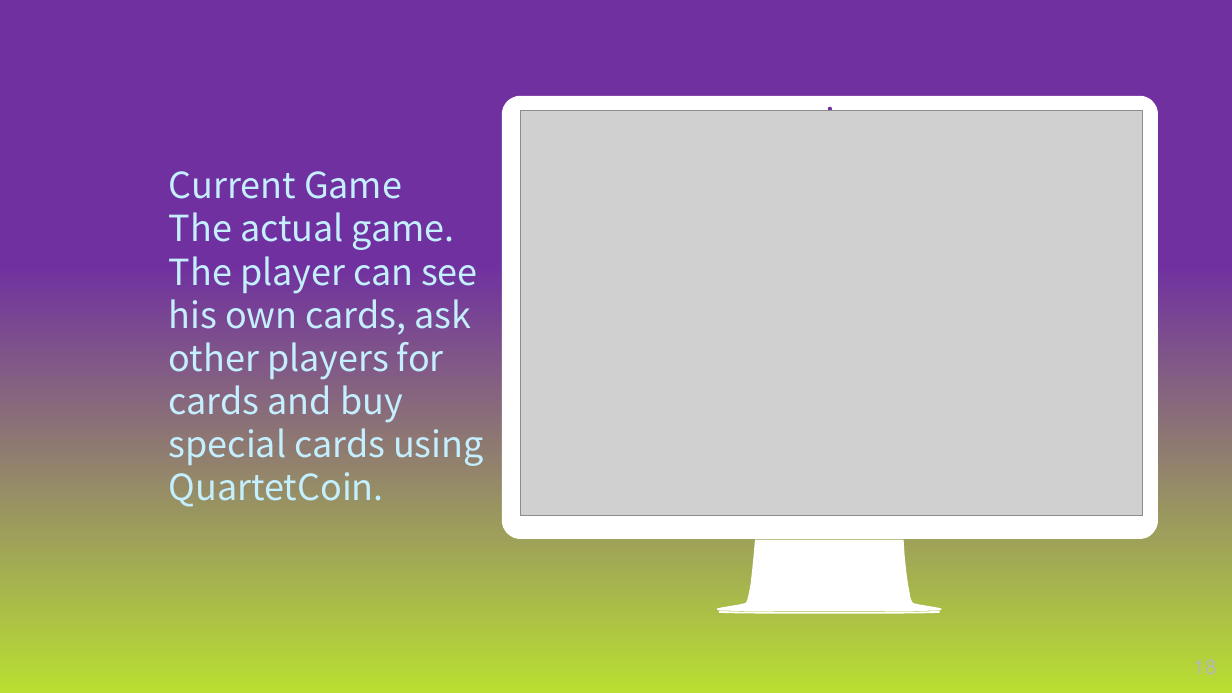
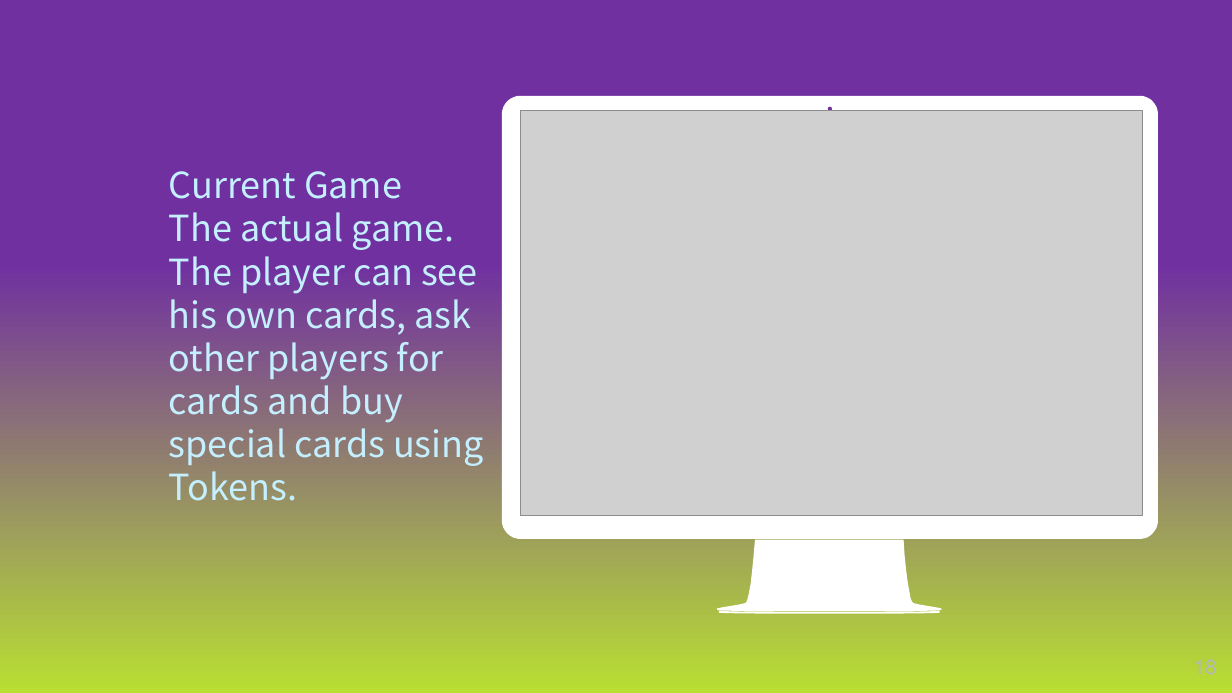
Before and after one commit to ronfri48/Play4Play, a slide deck: slide 18 of docs/Blockchain Final Project.pptx. Drawn at 1232x693 pixels with LibreOffice and Linux fonts; fonts in the diff are those of the drawing; grey boxes stand for pictures; background and template pictures are left out. Boxes give left, top, right and bottom in pixels: in the first picture for what was removed or moved away, otherwise in the second. Text is boxed around its words. In the diff, an @@ line names an element or a change of style, - is before the commit and + after.

```diff
--- a/docs/Blockchain Final Project.pptx
+++ b/docs/Blockchain Final Project.pptx
@@ text at <box>169,212,484,501</box>: text changed @@
-The actual game. The player can see his own cards, ask other players for cards and buy special cards using QuartetCoin.
+The actual game. The player can see his own cards, ask other players for cards and buy special cards using Tokens.
```
Also in this commit, not shown: 6 other slides changed, 1 slide added, 3 other files.
